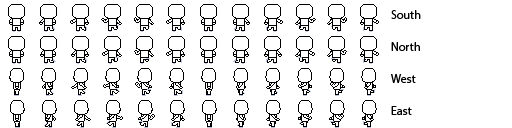
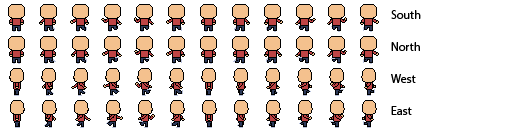
Before/after of a 512×128 layered artwork. What changed in the layer stack:
removed layer "Layer 11" over [238, 115, 373, 121]
removed layer "Layer 10" over [9, 5, 378, 126]
added layer "Layer 2" above "Layer 3" over [9, 5, 378, 126]
added layer "Layer 3" above "East" over [10, 19, 376, 126]
